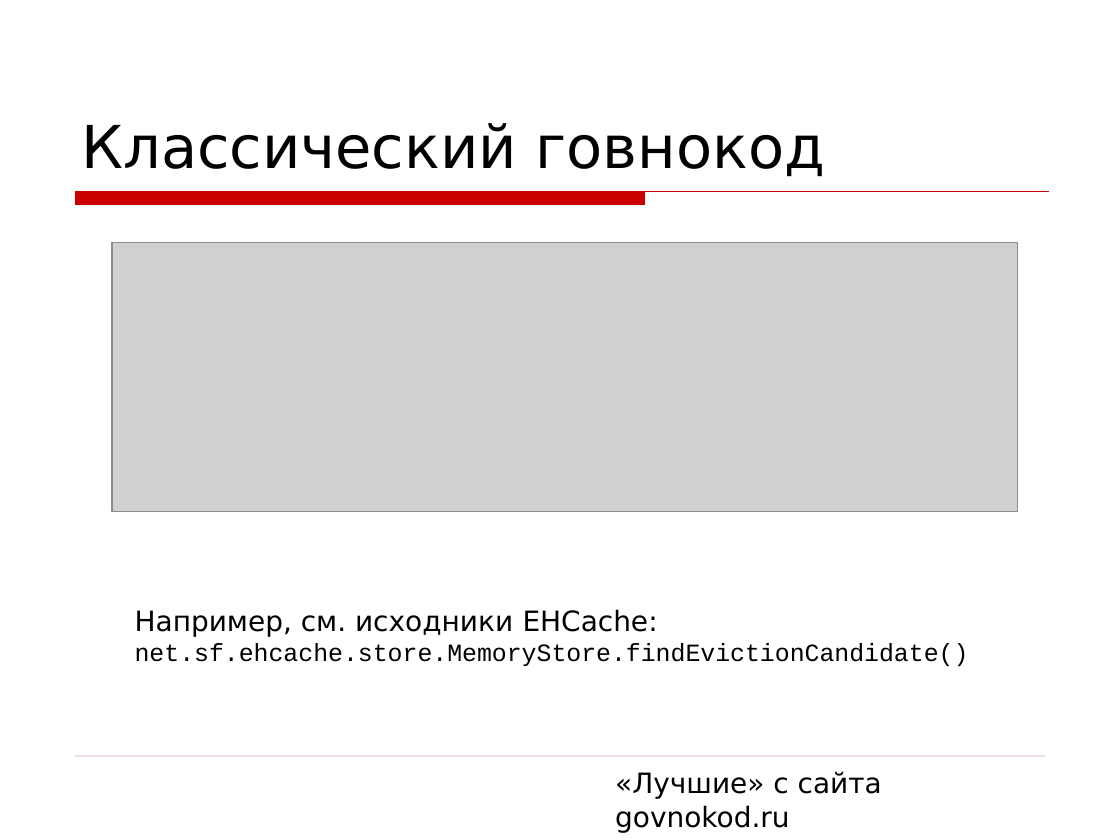
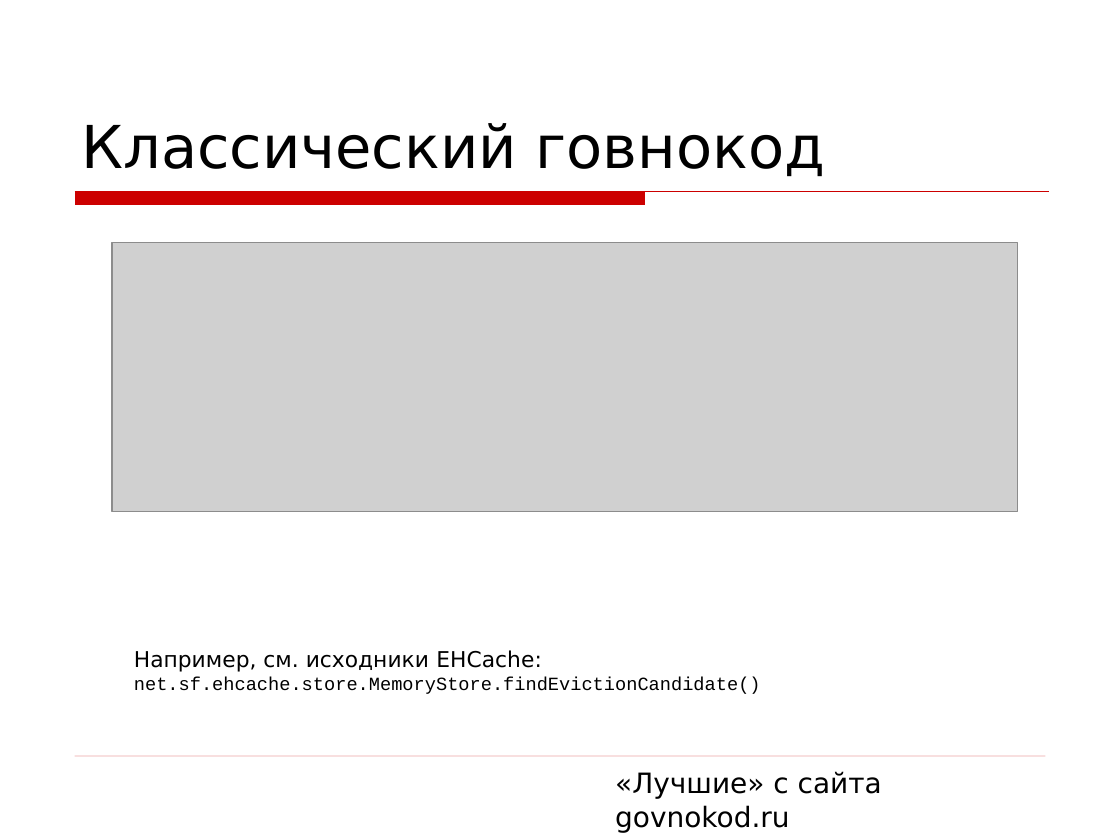
Before and after one commit to asolntsev/presentations, a slide deck: slide 5 of wtf-code/WTF_code.jug-lv.ru.ppt. Drawn at 1120x840 pixels with LibreOffice and Linux fonts; fonts in the diff are those of the drawing; grey boxes stand for pictures; background and template pictures are left out. Boxes give left, top, right and bottom in pixels: in the first picture for what was removed or moved away, otherwise in the second. Text is boxed around its words. In the diff, an @@ line names an element or a change of style, - is before the commit and + after.

```diff
--- a/wtf-code/WTF_code.jug-lv.ru.ppt
+++ b/wtf-code/WTF_code.jug-lv.ru.ppt
@@ text "Например, см. исходники EHCache:": place and size @@
-text "Например, см. исходники EHCache:" at <box>135,609,969,666</box>
+text "Например, см. исходники EHCache:" at <box>134,650,761,694</box>
@@ text "Например, см. исходники EHCache:" at <box>134,650,761,694</box>: size 18 to 14 pt in "Например, см. исходники EHCache:"; size 16 to 12 pt in "net.sf.ehcache.store.MemoryStore.findEvictionCandidate()" @@
```
Also in this commit, not shown: 10 other slides changed, 26 slides removed, 1 other file.
